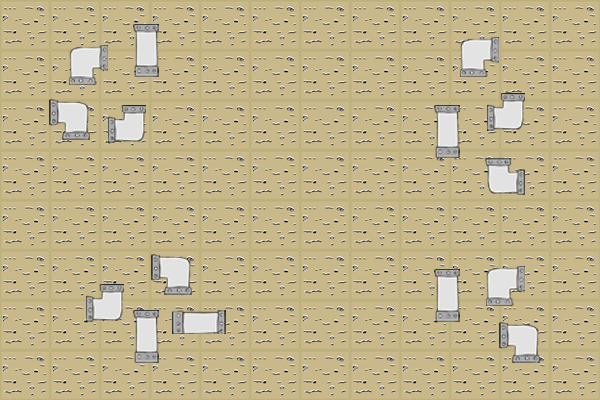
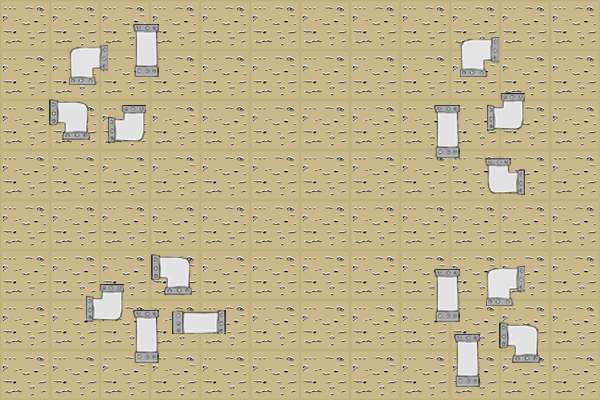
Two versions of the same layered image (w=600, h=400). Layer-by-layer changes:
added layer "vert copy 4" above "vert copy 2" over [454, 334, 480, 387]
